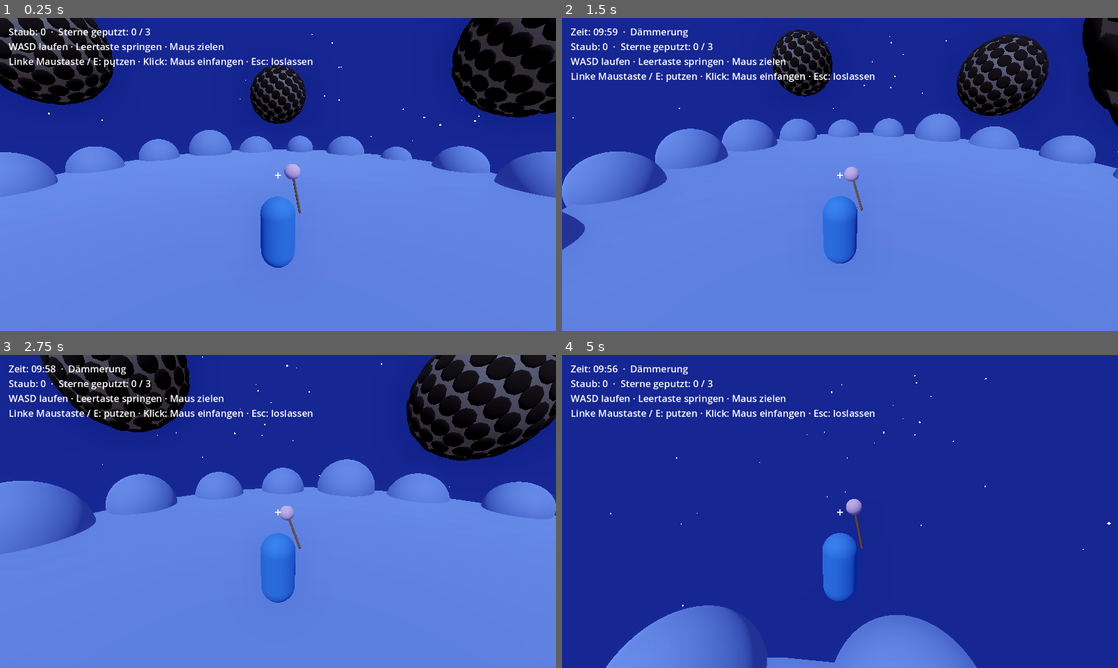
Above: before the commit, frames 1-4 (two rows, left to right).
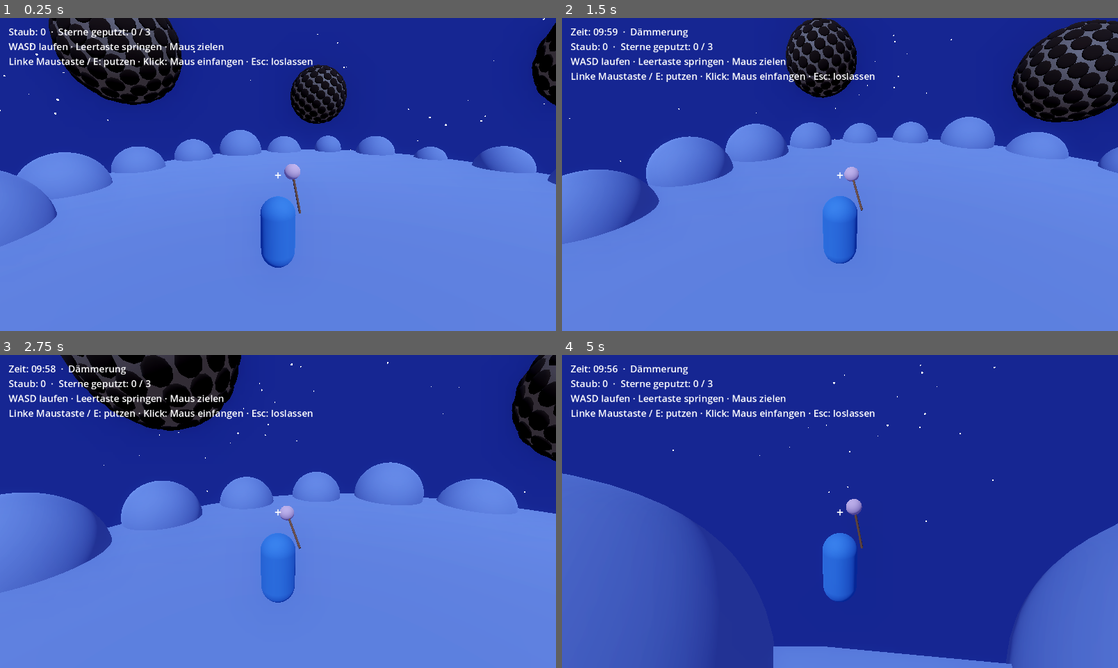
Above: after the commit, the same moments.

Repository: ClaudeAIDriven/sternenhausmeister
Game: Godot game, scene res://main.tscn
Two runs of this game, one before a commit and one after it. Both use one fixed random seed, a clock stepped at 60 frames per second and the inputs below.
Inputs (mouse positions are in pixels of both pictures, inside the frame that each line leads up to):
- Up to frame 1 (0.25 s): no input
- Up to frame 2 (1.5 s): tap Enter at 0.5 s; move the mouse to (962, 158) at 0.52 s; press the mouse at (962, 158) at 0.53 s; hold D (move_right) 0.53-1.28 s; tap Space (jump) at 0.77 s; move the mouse to (812, 174) at 1.27 s; release the mouse at (812, 174) at 1.28 s; hold W (move_forward) from 1.28 s (still down); click (812, 174) at 1.35 s
- Up to frame 3 (2.75 s): keep holding W (move_forward); tap Space (jump) at 1.52 s; move the mouse to (289, 505) at 2.02 s; press the mouse at (289, 505) at 2.03 s; tap E at 2.1 s
- Up to frame 4 (5 s): keep holding W (move_forward); move the mouse to (834, 517) at 2.77 s; release the mouse at (834, 517) at 2.78 s; click (834, 517) at 2.85 s; tap Space (jump) at 3.02, 3.77, 4.52 s; move the mouse to (878, 514) at 3.52 s; press the mouse at (878, 514) at 3.53 s; move the mouse to (795, 508) at 4.27 s; release the mouse at (795, 508) at 4.28 s; tap E at 4.35 s; click (795, 508) at 4.55 s

The runs differ from the first frame. In frame 1, 21% of the frame differs, in the area x 0-100%, y 0-73%; in frame 2, 15%; in frame 3, 20%; in frame 4, 25%, in the area x 0-100%, y 3-100%.

Commit message:
N-02: Spieler-Spawner und Positions-Sync für 4 Spieler, Test mit 4 Instanzen

Diff:
--- a/TASKS/tasks.json
+++ b/TASKS/tasks.json
@@ -155,7 +155,7 @@
    "P-001"
   ],
   "size": "M",
-  "status": "open",
+  "status": "done",
   "goal": "MultiplayerSpawner + MultiplayerSynchronizer für Position/Rotation/Wisch-Status jedes Spielers; Autorität beim jeweiligen Peer.",
   "files": [
    "world.gd",
--- a/main.gd
+++ b/main.gd
@@ -7,6 +7,8 @@
 var sky: NightSky
 var world: World
 var player: Player
+var players_root: Node3D
+var spawner: PlayerSpawner
 var hud: Hud
 var sfx: Sfx
 var dust: CPUParticles3D
@@ -72,10 +74,20 @@
 
 
 func _build_player() -> void:
-	player = Player.new()
-	player.position = Vector3(0, 0.1, 6)
-	add_child(player)
-	player.wipe_requested.connect(_on_wipe_requested)
+	players_root = Node3D.new()
+	players_root.name = "Players"
+	add_child(players_root)
+	spawner = PlayerSpawner.new()
+	add_child(spawner)
+	spawner.setup(players_root)
+	# Testbetrieb per Kommandozeile: -- --host   oder   -- --join <IP>
+	var args := OS.get_cmdline_user_args()
+	if "--host" in args:
+		NetworkManager.host(NetworkManager.DEFAULT_PORT, str(Settings.get_value("player_name")))
+	elif "--join" in args and args.find("--join") + 1 < args.size():
+		NetworkManager.join(args[args.find("--join") + 1], NetworkManager.DEFAULT_PORT, str(Settings.get_value("player_name")))
+	else:
+		spawner.spawn_offline()
 
 	dust = CPUParticles3D.new()
 	dust.amount = 28
@@ -108,7 +120,11 @@
 
 func _process(delta: float) -> void:
 	scrub_cooldown = maxf(0.0, scrub_cooldown - delta)
-	dust.emitting = player.cleaning and player.aim_valid
+	if player == null:   # eigenen Spieler suchen (online erscheint er erst nach der Replikation)
+		player = spawner.local_player()
+		if player != null:
+			player.wipe_requested.connect(_on_wipe_requested)
+	dust.emitting = player != null and player.cleaning and player.aim_valid
 	if dust.emitting:
 		dust.global_position = player.aim_point
 
--- a/player.gd
+++ b/player.gd
@@ -18,6 +18,12 @@
 var cleaning := false
 var aim_point := Vector3.ZERO
 var aim_valid := false
+
+
+func _enter_tree() -> void:
+	# Netzwerk: Der Knotenname ist die Peer-ID, dieser Peer steuert seinen Spieler.
+	if str(name).is_valid_int():
+		set_multiplayer_authority(str(name).to_int())
 
 
 func _ready() -> void:
@@ -91,12 +97,25 @@
 	cam = Camera3D.new()
 	cam.position = Vector3(0, 0.7, 5.0)
 	cam.fov = 70.0
-	cam.current = true
+	cam.current = is_multiplayer_authority()
 	arm.add_child(cam)
 	arm.rotation.x = pitch
 
+	# Position und Blickrichtung an die anderen Spieler senden
+	var cfg := SceneReplicationConfig.new()
+	for prop in [^":position", ^":rotation"]:
+		cfg.add_property(prop)
+		cfg.property_set_replication_mode(prop, SceneReplicationConfig.REPLICATION_MODE_ALWAYS)
+	var sync := MultiplayerSynchronizer.new()
+	sync.name = "Sync"
+	sync.root_path = NodePath("..")
+	sync.replication_config = cfg
+	add_child(sync)
+
 
 func _unhandled_input(event: InputEvent) -> void:
+	if not is_multiplayer_authority():
+		return
 	if event is InputEventMouseMotion and Input.mouse_mode == Input.MOUSE_MODE_CAPTURED:
 		yaw -= event.relative.x * MOUSE_SENS
 		pitch = clampf(pitch - event.relative.y * MOUSE_SENS, -1.2, 0.7)
@@ -105,6 +124,8 @@
 
 
 func _physics_process(delta: float) -> void:
+	if not is_multiplayer_authority():
+		return   # fremde Spieler werden per Synchronisation bewegt
 	var input_dir := Input.get_vector("move_left", "move_right", "move_forward", "move_back")
 	var dir := (transform.basis * Vector3(input_dir.x, 0, input_dir.y)).normalized()
 	velocity.x = dir.x * SPEED
--- /dev/null
+++ b/player_spawner.gd
@@ -0,0 +1,46 @@
+class_name PlayerSpawner
+extends Node
+## Erzeugt je Peer einen Spieler und repliziert ihn an alle (MultiplayerSpawner). Nur der Host spawnt.
+
+var _root: Node3D
+var _spawner: MultiplayerSpawner
+
+
+func setup(players_root: Node3D) -> void:
+	_root = players_root
+	_spawner = MultiplayerSpawner.new()
+	_spawner.name = "Spawner"
+	add_child(_spawner)
+	_spawner.spawn_path = _spawner.get_path_to(players_root)
+	_spawner.spawn_function = _make_player
+	NetworkManager.hosting_started.connect(func(): _spawner.spawn(1))
+	NetworkManager.player_joined.connect(func(id: int): _spawner.spawn(id))
+	NetworkManager.player_left.connect(_on_player_left)
+
+
+## Offline (Solo): Spieler direkt erzeugen, ohne Netzwerk.
+func spawn_offline() -> void:
+	_root.add_child(_make_player(1))
+
+
+func local_player() -> Player:
+	var p := _root.get_node_or_null(str(NetworkManager.my_id()))
+	return p as Player
+
+
+func player_count() -> int:
+	return _root.get_child_count()
+
+
+func _make_player(peer_id: Variant) -> Node:
+	var id := int(peer_id)
+	var p := Player.new()
+	p.name = str(id)   # Name = Peer-ID: daraus ergibt sich die Autorität (siehe Player._enter_tree)
+	p.position = Vector3(float((id - 1) % 4) * 2.0 - 3.0, 0.1, 6.0)
+	return p
+
+
+func _on_player_left(id: int) -> void:
+	var p := _root.get_node_or_null(str(id))
+	if p != null:
+		p.queue_free()
--- /dev/null
+++ b/tests/net_players.gd
@@ -0,0 +1,56 @@
+extends SceneTree
+## Test N-02: 4 Instanzen, je ein Spieler; Host bewegt seinen Spieler, Clients sehen die neue Position.
+## Argumente nach --: host|client PORT [NAME]
+var started := false
+var role := ""
+var t := 0.0
+var players_root: Node3D
+var spawner
+var moved_at := -1.0
+
+func _start() -> void:
+	var nm = root.get_node("NetworkManager")
+	var floor_body := StaticBody3D.new()
+	var cs := CollisionShape3D.new()
+	var box := BoxShape3D.new()
+	box.size = Vector3(60, 1, 60)
+	cs.shape = box
+	floor_body.add_child(cs)
+	floor_body.position.y = -0.5
+	root.add_child(floor_body)
+	players_root = Node3D.new()
+	players_root.name = "Players"
+	root.add_child(players_root)
+	spawner = load("res://player_spawner.gd").new()
+	root.add_child(spawner)
+	spawner.setup(players_root)
+	var a := OS.get_cmdline_user_args()
+	role = a[0]
+	var e: int = nm.host(int(a[1]), "Host") if role == "host" else nm.join("127.0.0.1", int(a[1]), a[2])
+	if e != OK:
+		print("NETP ", role, " FAIL err=", e)
+		quit(1)
+
+func _process(delta: float) -> bool:
+	if not started:
+		started = true
+		_start()
+		return false
+	t += delta
+	var n: int = spawner.player_count()
+	if role == "host":
+		if n == 4 and moved_at < 0.0:
+			moved_at = t
+			players_root.get_node("1").global_position = Vector3(5.0, 0.1, 6.0)
+		if moved_at >= 0.0 and t > moved_at + 2.5:
+			print("NETP host OK 4 Spieler, Position gesendet")
+			quit(0)
+	else:
+		var h := players_root.get_node_or_null("1")
+		if n == 4 and h != null and absf(h.position.x - 5.0) < 0.3:
+			print("NETP client OK 4 Spieler, Host-Position angekommen x=", snappedf(h.position.x, 0.01))
+			quit(0)
+	if t > 25.0:
+		print("NETP ", role, " FAIL Timeout, Spieler=", n)
+		quit(1)
+	return false
Not shown, changed: PLAN.md
Not shown, changed: TASKS/INDEX.md
Not shown, changed: TASKS/N-02.md
Not shown, added: tools/test_netplayers.sh
